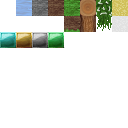
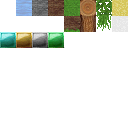
The second 128 x 128 image is a revision of the first. Changes to its layers:
painted on "Layer 4" over box(0, 0, 128, 48)
removed layer "Layer 3 copy 3" over box(80, 16, 96, 32)
removed layer "Layer 3 copy 2" over box(80, 0, 96, 16)
removed layer "Layer 3 copy 5" over box(64, 0, 80, 16)
removed layer "Layer 3 copy 6" over box(64, 16, 80, 32)
removed layer "Layer 3 copy 8" (was 50%) over box(16, 0, 32, 16)
removed layer "Layer 3 copy 7" over box(32, 0, 48, 16)
removed layer "Layer 3 copy 4" over box(48, 0, 64, 16)
removed layer "Layer 3 copy" over box(96, 0, 112, 16)
removed layer "Layer 3 copy 9" over box(112, 16, 128, 32)
removed layer "Layer 3" over box(112, 0, 128, 16)
removed layer "Layer 2 copy 2" over box(32, 32, 49, 48)
removed layer "Layer 2 copy" over box(16, 32, 33, 48)
removed layer "Layer 2 copy 3" over box(48, 32, 64, 48)
removed layer "Layer 2" over box(0, 32, 17, 48)
